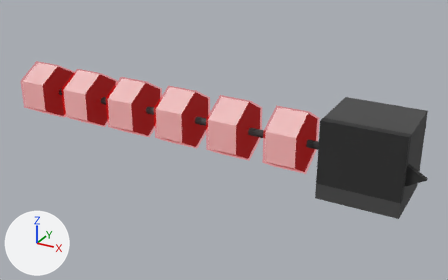
Before and after pictures for a commit that changed the Blender file blender_models/Machines/Hexagons.blend.
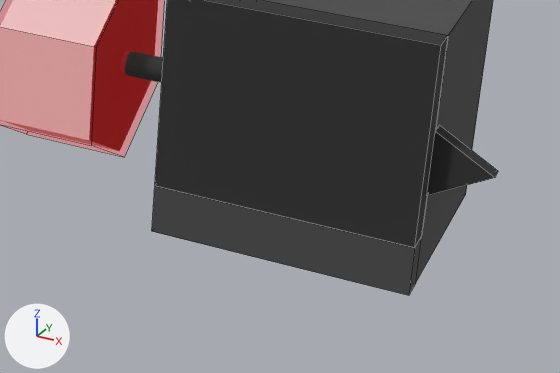
Each version appears first whole from a 50 mm camera at (4.19, -6.65, 4.32) aimed at (0.47, 0.12, 0.94), and next in a close-up on the part from 59% to 100% of the width and 44% to 87% of the height. Every picture has the same lights, and +X, +Y and +Z are marked at lower left. The close-ups show mesh edges as thin lines.

In view in the first close-up: 'Base', 'Cylinder', 'Door', 'IN.005', 'Pointer'.
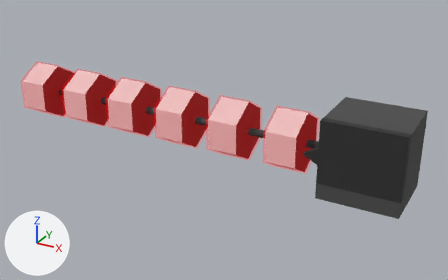
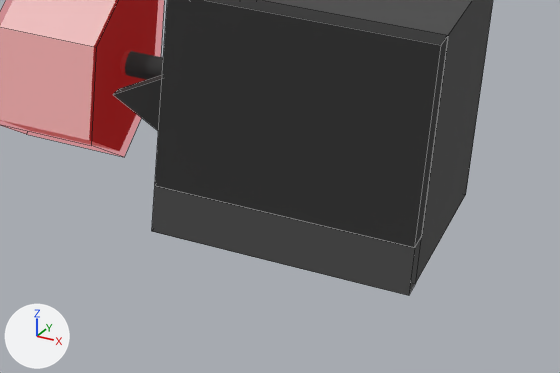
The change, as a diff of the scene's bpy script:
```diff
--- a/blender_models/Machines/Hexagons.blend.py
+++ b/blender_models/Machines/Hexagons.blend.py
@@ me_cylinder_003 @@
 me_cylinder_003.from_pydata(...)  # 6 vertices, 5 faces; spans x 0.0..0.225, y -0.03..0.03, z -0.13..0.13
 # used by ob_pointer; parent = ob_base; location = (-2.0, -0.28, 1.2)
+# me_cylinder_003 part 1: the whole mesh is turned -180 degrees about the y axis through the mesh origin
 me_cylinder_003.materials.append(mat_base_dark)
@@ ob_pointer @@
 ob_pointer.matrix_parent_inverse = Matrix(((1.0, 0.0, 0.0, 2.5), (0.0, 1.0, 0.0, 0.0), (0.0, 0.0, 1.0, -1.2), (0.0, 0.0, 0.0, 1.0)))
-ob_pointer.location = (-2.0, -0.28, 1.2)
+ob_pointer.location = (-3.0, -0.28, 1.2)
```

Boxes (x1, y1, x2, y2) around the edits, measured in the close-ups (560 x 373 px):
'Pointer', mesh turned, moved
    before: (427, 125, 498, 196)
    after: (113, 75, 162, 130)
